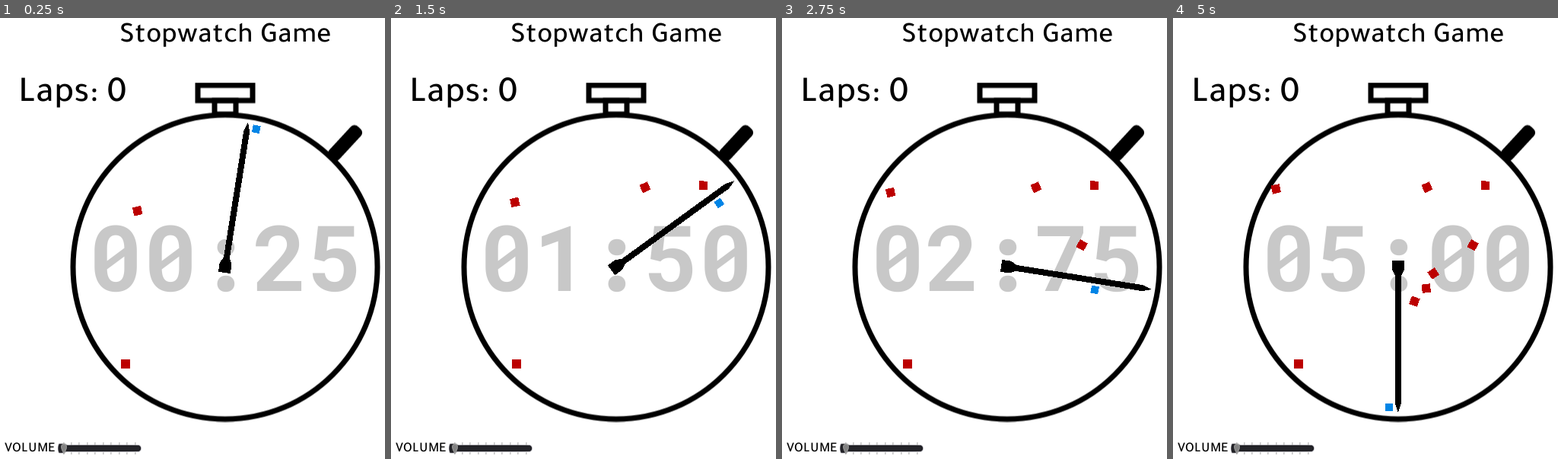
Above: before the commit, frames 1-4 (left to right).
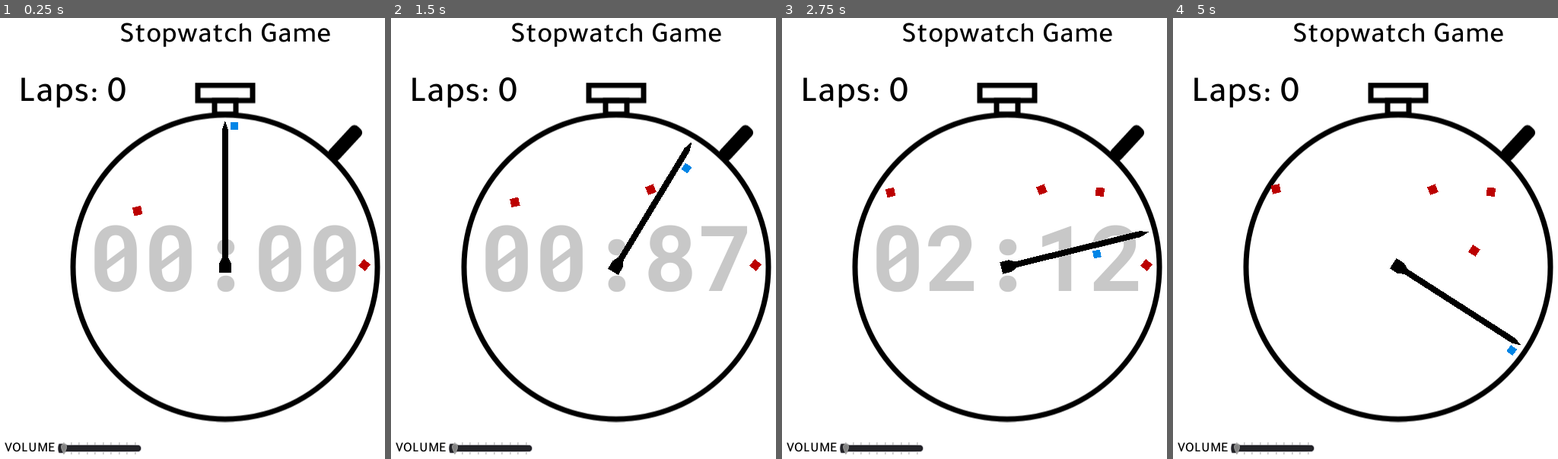
Above: after the commit, the same moments.

Repository: albertnez/10-second-laps
Game: Godot game, scene res://Scenes/GameWrapper.tscn
Two runs of this game, one before a commit and one after it. Both use one fixed random seed, a clock stepped at 60 frames per second and the inputs below.
Inputs:
- Up to frame 1 (0.25 s): no input
- Up to frame 2 (1.5 s): tap Space (action) at 0.6, 1.35 s
- Up to frame 3 (2.75 s): tap Space (action) at 2.1 s
- Up to frame 4 (5 s): tap Space (action) at 2.85, 3.6, 4.35 s; tap Escape (debug_die, bound only after the commit) at 4.15 s

The runs differ from the first frame. In frame 1, 2.2% of the frame differs, in the area x 31-97%, y 23-80%; in frame 2, 3.7%; in frame 3, 2.5%; in frame 4, 5.8%, in the area x 24-93%, y 36-90%.

Commit message:
Properly working READY and PREPARATION states

Diff:
--- a/Scenes/Game/World.gd
+++ b/Scenes/Game/World.gd
@@ -1,6 +1,8 @@
 extends Node2D
 
 const FadeExpandImage = preload("res://Scenes/Vfx/FadeExpandImage.tscn")
+
+export (float, 1, 5, 0.1) var TIME_FOR_PREPARING = 1.0
 
 onready var _needle_rotation := $"%ClockRotation"
 onready var _player := $"%Player"
@@ -13,12 +15,26 @@
 var _lap_timer := 0.0
 var _laps := 0
 
+var _gameover_timestamp := 0
+var _preparation_tween : SceneTreeTween = null
+var _preparation_time := 0.0
+
+enum GameState {
+	READY,
+	PLAYING,
+	GAME_OVER,
+	PREPARING,
+}
+var _game_state = GameState.READY
 
 # Called when the node enters the scene tree for the first time.
 func _ready() -> void:
 	EventBus.connect("collide_with_player", self, "_on_EventBus_collide_with_player")
 	EventBus.connect("collide_with_needle", self, "_on_EventBus_collide_with_needle")
-	pass # Replace with function body.
+
+# seconds.fraction -> ss:mm
+func _float_time_to_text(time: float) -> String:
+	return ("%05.2f" % time).replace(".", ":")
 
 
 func _update_timer(delta: float) -> void:
@@ -30,23 +46,65 @@
 		EventBus.emit_signal("laps_changed", _laps)
 		var fade_effect := FadeExpandImage.instance()
 		_clock_background.add_child(fade_effect)
-	_timer_label.text = ("%05.2f" % _lap_timer).replace(".", ":")
+	_timer_label.text = _float_time_to_text(_lap_timer)
 
 
 # Called every frame. 'delta' is the elapsed time since the previous frame.
 func _process(delta: float) -> void:
-	_update_timer(delta)
-	_needle_rotation.rotation = TAU * (_lap_timer / 10.0)
-	if Input.is_action_just_pressed("action"):
-		var needle_vector : Vector2 = Vector2.UP.rotated(_needle_rotation.rotation) * _player_root_position.position.length()
-		_enemy_spawner.spawn_enemy(needle_vector)
-	pass
+	match _game_state:
+		GameState.READY:
+			if Input.is_action_just_pressed("action"):
+				_start()
+
+		GameState.PLAYING:
+			_update_timer(delta)
+			_needle_rotation.rotation = TAU * (_lap_timer / 10.0)
+			if Input.is_action_just_pressed("debug_die"):
+				_die()
+			if Input.is_action_just_pressed("action"):
+				var needle_vector : Vector2 = Vector2.UP.rotated(_needle_rotation.rotation) * _player_root_position.position.length()
+				_enemy_spawner.spawn_enemy(needle_vector)
+		GameState.GAME_OVER:
+			# Needle moves slowly, waiting for player action.
+			_needle_rotation.rotate(TAU / 20 * delta)
+			_timer_label.visible = (Time.get_ticks_msec()%1500) > 750
+
+			if Input.is_action_just_pressed("action") and Time.get_ticks_msec() - _gameover_timestamp > 1500:
+				_prepare()
+
+		GameState.PREPARING:
+			_preparation_time += delta
+			_timer_label.text = _float_time_to_text(_preparation_time)
+
+
+func _prepare() -> void:
+	_game_state = GameState.PREPARING
+	_timer_label.visible = true
+	_preparation_time = -TIME_FOR_PREPARING
+	var target_rotation := stepify(_needle_rotation.rotation+TAU, TAU)
+	_preparation_tween = create_tween()
+#	_preparation_tween.parallel()
+#	_preparation_tween.tween_property(self, "_preparation_time", 0)
+	_preparation_tween.tween_property(_needle_rotation, "rotation", target_rotation, TIME_FOR_PREPARING)
+	_preparation_tween.tween_callback(self, "_start")
+	_preparation_tween.play()
+
+
+func _die() -> void:
+	_game_state = GameState.GAME_OVER
+	_gameover_timestamp = Time.get_ticks_msec()
+
+
+func _start() -> void:
+	_game_state = GameState.PLAYING
+	_laps = 0
+	_lap_timer = 0
+	EventBus.emit_signal("laps_changed", _laps)
 
 
 func _on_EventBus_collide_with_player(area: Area2D) -> void:
-	if area.is_in_group("Enemies"):
-		_player.queue_free()
-	pass
+	if area.is_in_group("Enemies") and _game_state == GameState.PLAYING:
+		_die()
 
 
 func _on_EventBus_collide_with_needle(area: Area2D) -> void:
--- a/Scenes/Game/World.tscn
+++ b/Scenes/Game/World.tscn
@@ -18,6 +18,7 @@
 
 [node name="World" type="Node2D"]
 script = ExtResource( 3 )
+TIME_FOR_PREPARING = 1.2
 
 [node name="Background" type="Sprite" parent="."]
 unique_name_in_owner = true
@@ -63,7 +64,7 @@
 MINIMUM_DISTANCE_FROM_CENTER = 32.0
 
 [node name="Enemy" parent="ClockCenter/EnemySpawner" instance=ExtResource( 5 )]
-position = Vector2( -131, 128 )
+position = Vector2( 183, -2 )
 
 [node name="Enemy2" parent="ClockCenter/EnemySpawner" instance=ExtResource( 1 )]
 position = Vector2( -107, -68 )
--- a/project.godot
+++ b/project.godot
@@ -55,6 +55,11 @@
 "events": [ Object(InputEventKey,"resource_local_to_scene":false,"resource_name":"","device":0,"alt":false,"shift":false,"control":false,"meta":false,"command":false,"pressed":false,"scancode":0,"physical_scancode":32,"unicode":0,"echo":false,"script":null)
  ]
 }
+debug_die={
+"deadzone": 0.5,
+"events": [ Object(InputEventKey,"resource_local_to_scene":false,"resource_name":"","device":0,"alt":false,"shift":false,"control":false,"meta":false,"command":false,"pressed":false,"scancode":0,"physical_scancode":16777217,"unicode":0,"echo":false,"script":null)
+ ]
+}
 
 [physics]
 
